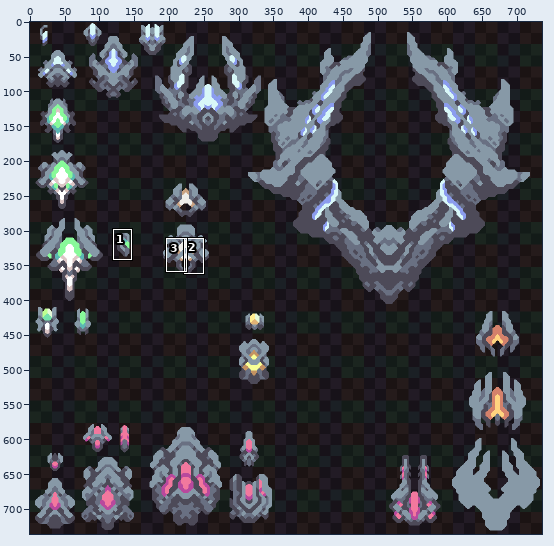
Pixel-art file -- assets/sprites/atlas/units.ase. The picture above shows the old version from afar; the outline marks the close-up.
Close-up. Earlier state:
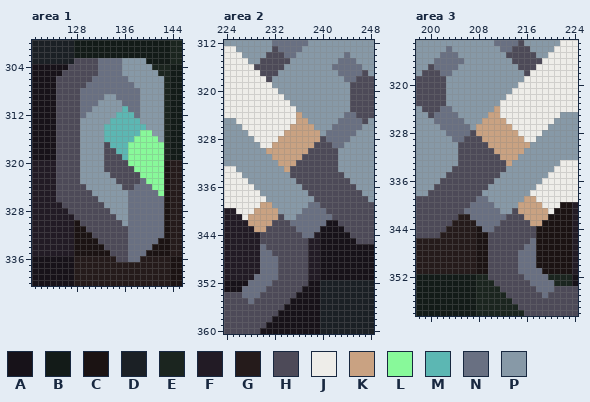
736x736 pixels, 1 frame. Colours within 5 levels of each other are drawn and written as one. Shown: area 1: x 121..145, y 300..340; area 2: x 224..248, y 312..360; area 3: x 198..224, y 313..358. The commit also changed other parts of the picture, which this record leaves out.
Palette (. is transparent): A #171219  B #131b18  C #1b1313  D #1b2025  E #1b251f  F #221b25  G #251b1b  H #4d4a58  J #eeede9  K #c9a282  L #88f99a  M #5cb7b3  N #697082  P #8799a7
After the commit:
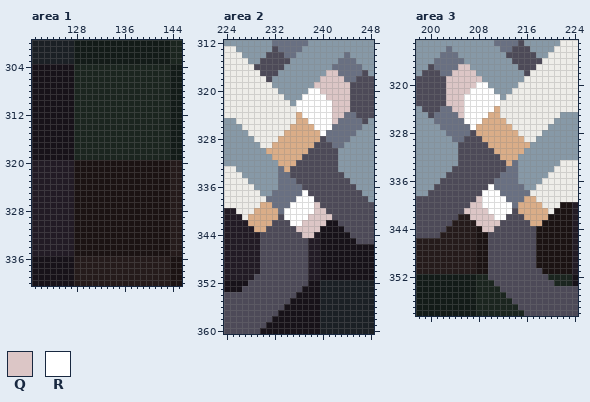
Colours new in this view: Q #dcc6c6  R #ffffff
The exact change:
colour K: #c9a282 -> #daad88
Changed rows in their new state; - is a pixel that keeps its letter.
Area 1, layer "guns":
first column x 125:
303 ---BBBBBBBBBBBB---
304 --AEEEEEEEEEEEEE--
305 -AAEEEEEEEEEEEEEE-
306 AAAEEEEEEEEEEEEEEE
307 AAAEEEEEEEEEEEEEEE
308 AAAEEEEEEEEEEEEEEE
309 AAAEEEEEEEEEEEEEEE
310 AAAEEEEEEEEEEEEEEE
311 AAAEEEEEEEEEEEEEEE
312 AAAEEEEEEEEEEEEEEE
313 AAAEEEEEEEEEEEEEEE
314 AAAEEEEEEEEEEEEEEE
315 AAAEEEEEEEEEEEEEEE
316 AAAEEEEEEEEEEEEEEE
317 AAAEEEEEEEEEEEEEEE
318 AAAEEEEEEEEEEEEEEE
319 AAAEEEEEEEEEEEEEEE
320 FFFCCCCCCCCCCCCCCC
321 FFFCCCCCCCCCCCCCCC
322 FFFCCCCCCCCCCCCCCC
323 FFFCCCCCCCCCCCCCCC
324 FFFCCCCCCCCCCCCCCC
325 FFFCCCCCCCCCCCCCCC
326 FFFCCCCCCCCCCCCCCC
327 -FFCCCCCCCCCCCCCCC
328 --FCCCCCCCCCCCCCCC
329 ---CCCCCCCCCCCCCCC
330 ----CCCCCCCCCCCCCC
331 -----CCCCCCCCCCCCC
332 ------CCCCCCCCCCCC
333 -------CCCCCCCCCC-
334 --------CCCCCCCC--
335 ---------CCCCCC---
336 ----------GGGG----
Area 2, layers "cell", "main":
first column x 236:
317 -----QQ--
318 ----QQQQ-
319 ---QQQQQQ
320 --RRQQQQQ
321 -RRRRQQQQ
322 RRRRRRQQQ
323 RRRRRRQQQ
324 -RRRRRQQ-
325 --RRRRQ--
326 ---RRR---
327 ----R----
first column x 227:
333 ------N--------
334 ------NN-------
335 ------NNN------
336 ------NNNN-----
337 -----NNNNNR----
338 ----NNNNNRRR---
339 -----NNNRRRRQ--
340 ------NRRRRRQQ-
341 -------RRRRQQQQ
342 --------RRQQQQ-
343 ---------QQQQ--
344 ----------QQ---
346 ---H-----------
347 ---HH----------
348 ---HHH---------
349 ---HHH---------
350 ---HHH---------
351 --HHHH---------
352 -HHHH----------
353 HHHH-----------
354 HHH------------
355 -H-------------
Area 3, layers "cell", "main":
first column x 203:
317 --QQ-----
318 -QQQQ----
319 QQQQQQ---
320 QQQQQRR--
321 QQQQRRRR-
322 QQQRRRRRR
323 QQQRRRRRR
324 -QQRRRRR-
325 --QRRRR--
326 ---RRR---
327 ----R----
first column x 206:
333 --------N------
334 -------NN------
335 ------NNN------
336 -----NNNN------
337 ----RNNNNN-----
338 ---RRRNNNNN----
339 --QRRRRNNN-----
340 -QQRRRRRN------
341 QQQQRRRR-------
342 -QQQQRR--------
343 --QQQQ---------
344 ---QQ----------
346 -----------H---
347 ----------HH---
348 ---------HHH---
349 ---------HHH---
350 ---------HHH---
351 ---------HHHH--
352 ----------HHHH-
353 -----------HHHH
354 ------------HHH
355 -------------H-
